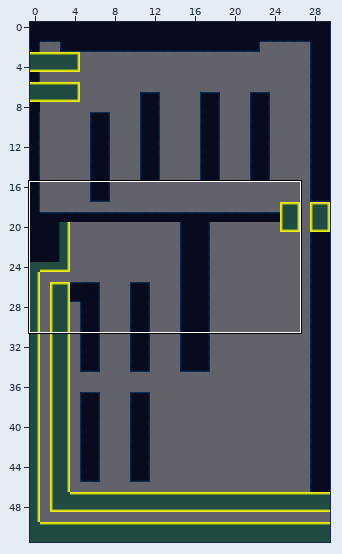
Two versions of a level (Tiled map (JSON), assets/maps/Level3.tmj). The first picture is a wide view before the edit; the outline marks the close-up.
Close-up. As it was:
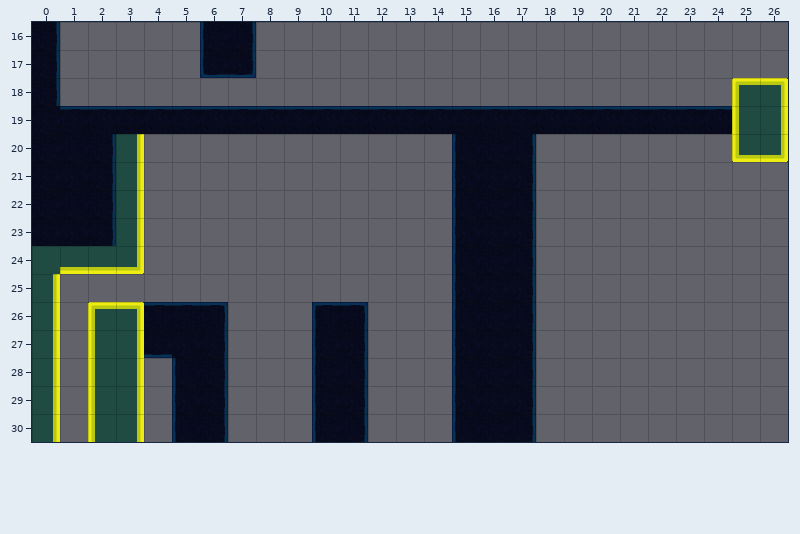
Cells are 32x32 px. Shown: x 0..26, y 16..30.
After the commit:
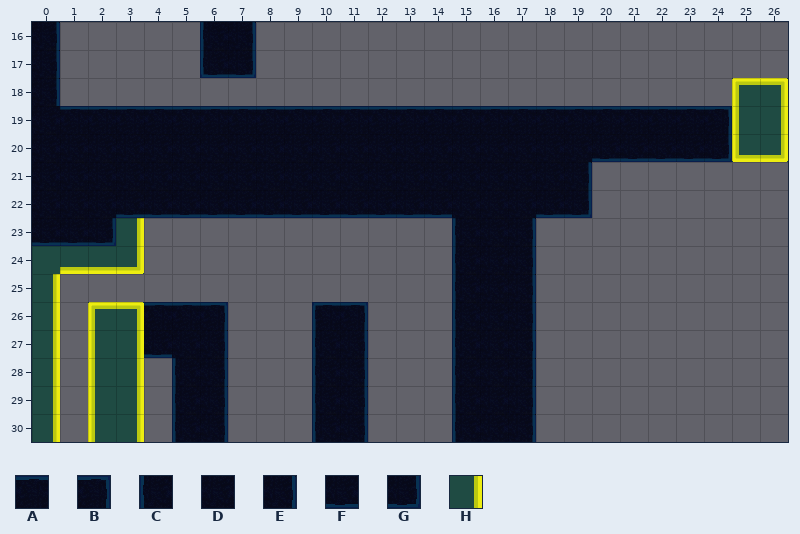
Key: from "AquaTile": A 2, B 3, C 11, D 12, E 13, F 22, G 23, H 53.
_ is an empty cell.
The edit:
Layer "Ground":
y 19: x 24 A -> B
y 20: x 2..15 EH___________C -> DDDDDDDDDDDDDD; x 17..24 E_______ -> DDDFFFFG
y 21: x 2..15 EH___________C -> DDDDDDDDDDDDDD; x 17..19 E__ -> DDE
y 22: x 2..15 EH___________C -> DFFFFFFFFFFFFD; x 17..19 E__ -> DFG
y 23: x 0..2 DDE -> FFG
Where, in picture pixels (left, top, right, bottom), the same in both close-ups:
changed: (532, 107, 732, 218)
changed: (32, 134, 456, 246)
